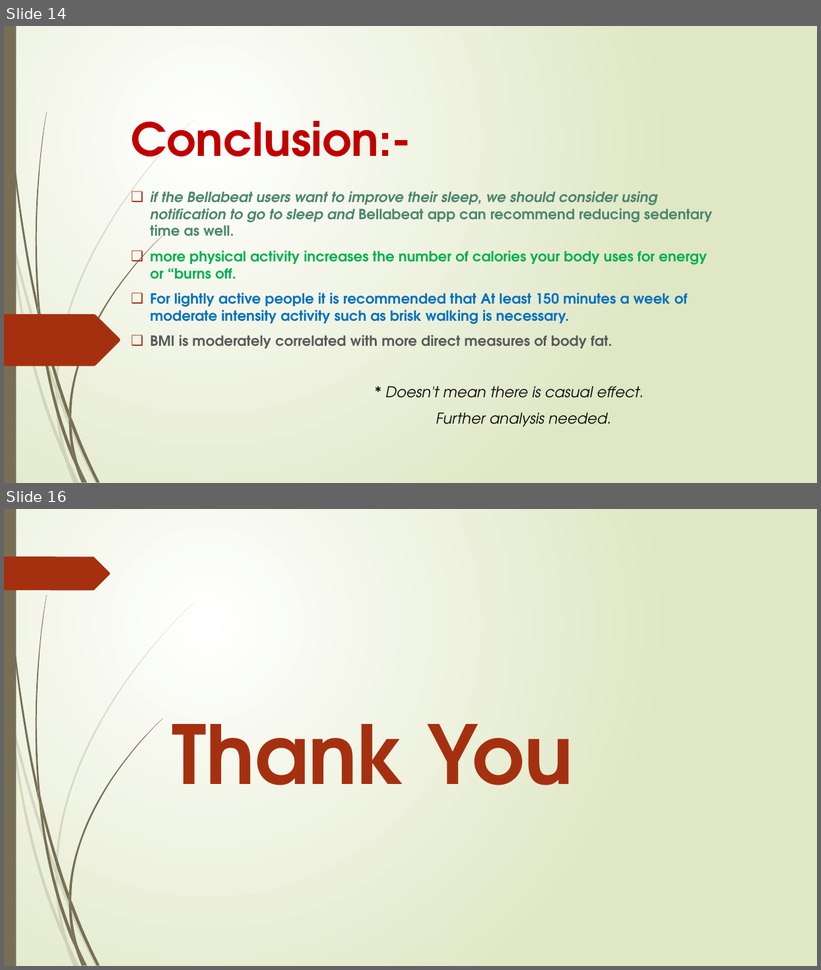
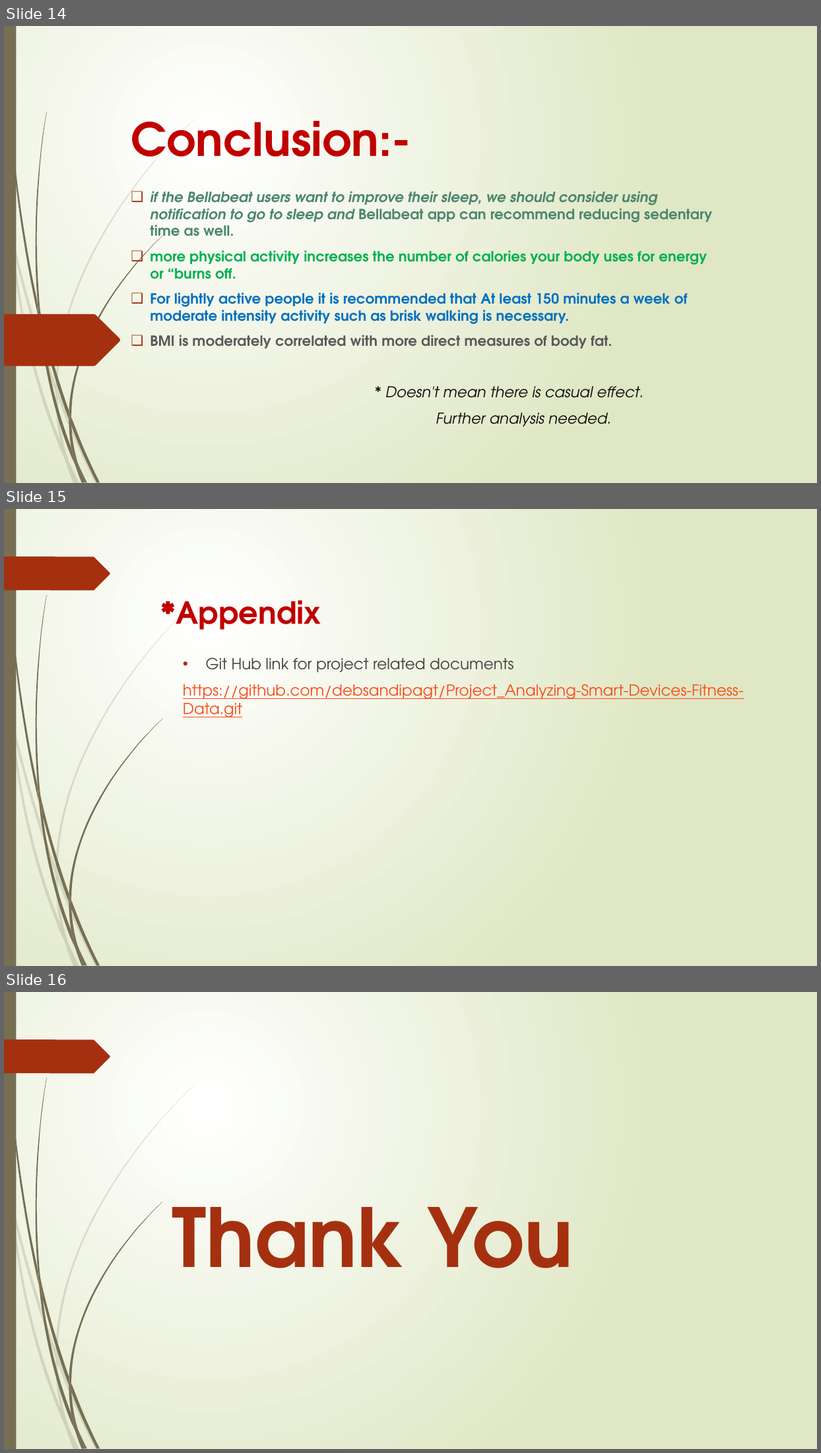
Before and after one commit to debsandipagt/DataScience-Projects, a slide deck: Analyzing Smart Devices Fitness Data.pptx. Shown one above the other, each under a label of ours: slides 14 and 16 before the commit, slides 14, 15 and 16 after it; the slides between them are not shown. The pictures are 821x970 and 821x1453 pixels, drawn with LibreOffice and Linux fonts; fonts in the diff are those of the drawing. Boxes give left, top, right and bottom in pixels: in the first picture for what was removed or moved away, otherwise in the second. Text is boxed around its words. In the diff, an @@ line names an element or a change of style, - is before the commit and + after.

```diff
--- a/Analyzing Smart Devices Fitness Data.pptx
+++ b/Analyzing Smart Devices Fitness Data.pptx
@@ slide 15 added at <box>4,509,817,966</box>, background gradient #FFFFFF to #DFE8C4; not listed: 24 template elements that a slide beside it also shows @@
@@ title added at <box>161,600,321,630</box>, 36 pt, text #C00000, bold @@
+*Appendix
@@ text added at <box>183,657,744,718</box>, 18 pt, text #FB4A18, underline @@
+• Git Hub link for project related documents
+https://github.com/debsandipagt/Project_Analyzing-Smart-Devices-Fitness-Data.git
```
Also in this commit, not shown: 1 slide removed, 22 other files.
